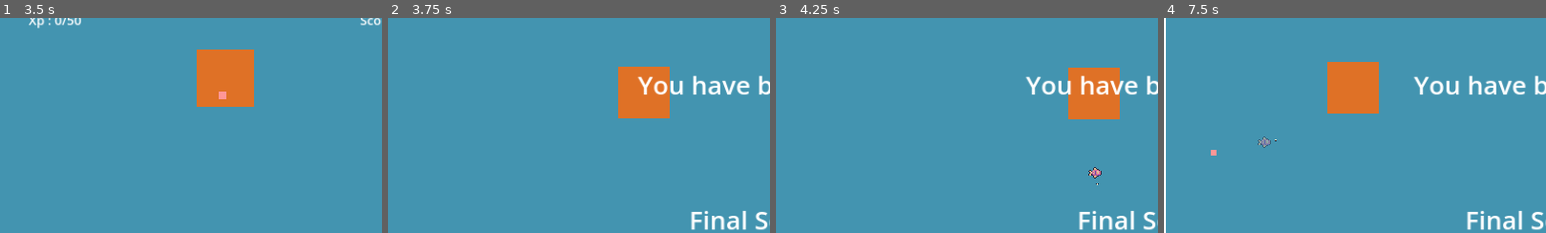
Above: before the commit, frames 1-4 (left to right).
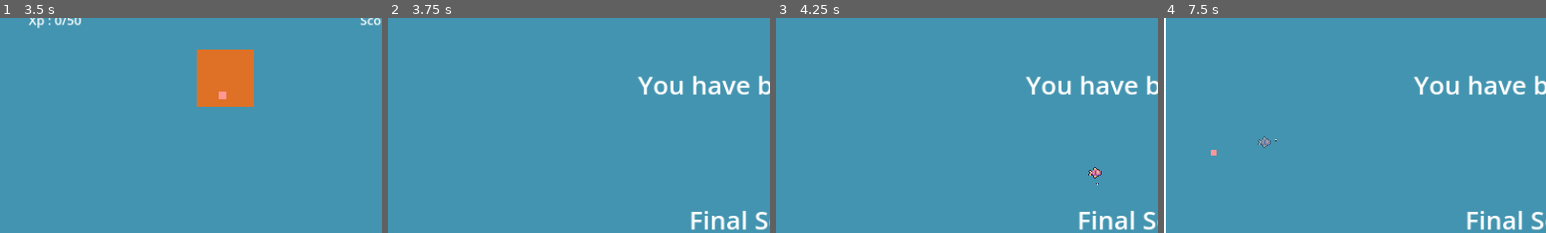
Above: after the commit, the same moments.

Repository: TheCursedMerchant/qdm_gameJam2024
Game: Godot game, scene res://menu.tscn
The game is run twice, just before and just after one commit, with the same random seed, the same clock (stepped at 60 frames per second) and the same inputs.
Inputs (mouse positions are % of the whole screen's width and height, from its top left):
- Up to frame 1 (3.5 s): click "Play" at 0.5 s; move the mouse to (72, 45) at 1.27 s; press the mouse at (72, 45) at 1.28 s; hold Right (ui_right) 1.28-2.03 s; move the mouse to (30, 55) at 2.02 s; release the mouse at (30, 55) at 2.03 s; hold Down (ui_down) 2.03-2.78 s; click (30, 55) at 2.1 s; move the mouse to (60, 28) at 2.77 s; press the mouse at (60, 28) at 2.78 s; hold Right (ui_right) from 2.78 s (still down)
- Up to frame 2 (3.75 s): move the mouse to (45, 70) at 3.52 s; release Right (ui_right) at 3.53 s; release the mouse at (45, 70) at 3.53 s; hold Up (ui_up) from 3.53 s (still down); click (45, 70) at 3.6 s
- Up to frame 3 (4.25 s): keep holding Up (ui_up)
- Up to frame 4 (7.5 s): release Up (ui_up) at 4.25 s; click "Try Again?" at 4.25 s; move the mouse to (80, 65) at 5.02 s; press the mouse at (80, 65) at 5.03 s; hold Left (ui_left) 5.03-6.53 s; move the mouse to (20, 35) at 5.77 s; release the mouse at (20, 35) at 5.78 s; click (20, 35) at 5.85 s; move the mouse to (55, 50) at 6.52 s; press the mouse at (55, 50) at 6.53 s; hold Down (ui_down) 6.53-7.28 s; move the mouse to (35, 25) at 7.27 s; release the mouse at (35, 25) at 7.28 s; hold Right (ui_right) from 7.28 s (still down); click (35, 25) at 7.35 s
The pictures show only the part of the screen within x 0-50%, y 3-53%; the shares and areas given below are measured in that part.

Frame 1 is identical in both runs. In frame 2, 3.1% of the frame differs, in the area x 60-74%, y 22-47%; in frame 3, 3.0%; in frame 4, 3.2%, in the area x 42-57%, y 20-45%.

Commit message:
Event listeners and extending to the food class.

Diff:
--- a/gamejam2024/scenes/hunter_fish.tscn
+++ b/gamejam2024/scenes/hunter_fish.tscn
@@ -5,16 +5,14 @@
 
 [sub_resource type="CircleShape2D" id="CircleShape2D_5cd8h"]
 
-[node name="HunterFish" type="CharacterBody2D"]
+[node name="HunterFish" type="Area2D" groups=["Enemy"]]
 script = ExtResource("1_6m0ao")
 
 [node name="Sprite2D" type="Sprite2D" parent="."]
 texture = ExtResource("2_ly0t5")
 
-[node name="CollisionShape2D" type="CollisionShape2D" parent="." groups=["Enemy"]]
+[node name="CollisionShape2D" type="CollisionShape2D" parent="."]
 shape = SubResource("CircleShape2D_5cd8h")
 
 [node name="HuntTimer" type="Timer" parent="."]
 wait_time = 3.0
-
-[connection signal="timeout" from="HuntTimer" to="." method="_on_hunt_timer_timeout"]
--- a/gamejam2024/scripts/npc/hunter_fish.gd
+++ b/gamejam2024/scripts/npc/hunter_fish.gd
@@ -1,8 +1,9 @@
 class_name Hunter
-extends CharacterBody2D
+extends "res://scripts/food/food.gd"
 
 @export var direction := Vector2.RIGHT
 @export var baseSpeed = 300
+@export var shrinkValue = 0.05
 
 @onready var huntingTimer:= $HuntTimer
 
@@ -12,17 +13,27 @@
 
 func _ready() -> void:
 	huntingTimer.start()
+	huntingTimer.connect('timeout',_on_hunt_timer_timeout)
+	connect("body_entered",_on_body_entered_hunter)
+	player = System.player_body
 
 func _process(delta: float) -> void:
-	fish_movement()
+	fish_movement(delta)
 
-func fish_movement():
+func fish_movement(delta):
 	if isHunting:
-		player = System.player_body
-		velocity = position.direction_to(player.position) * baseSpeed
+		global_position += position.direction_to(player.position) * baseSpeed * delta
 	else:
-		velocity = direction * baseSpeed
-	move_and_slide()
+		global_position += direction * baseSpeed * delta
 
 func _on_hunt_timer_timeout() -> void:
 	isHunting = true
+
+func _on_body_entered_hunter(body: Node2D):
+	if body.get_groups().has("Player"):
+		var player : Player = body
+		if (!player.isRecovery):
+			#player.grow(-shrinkValue)
+			#player.take_damage()
+			isHunting = false
+			huntingTimer.start()
